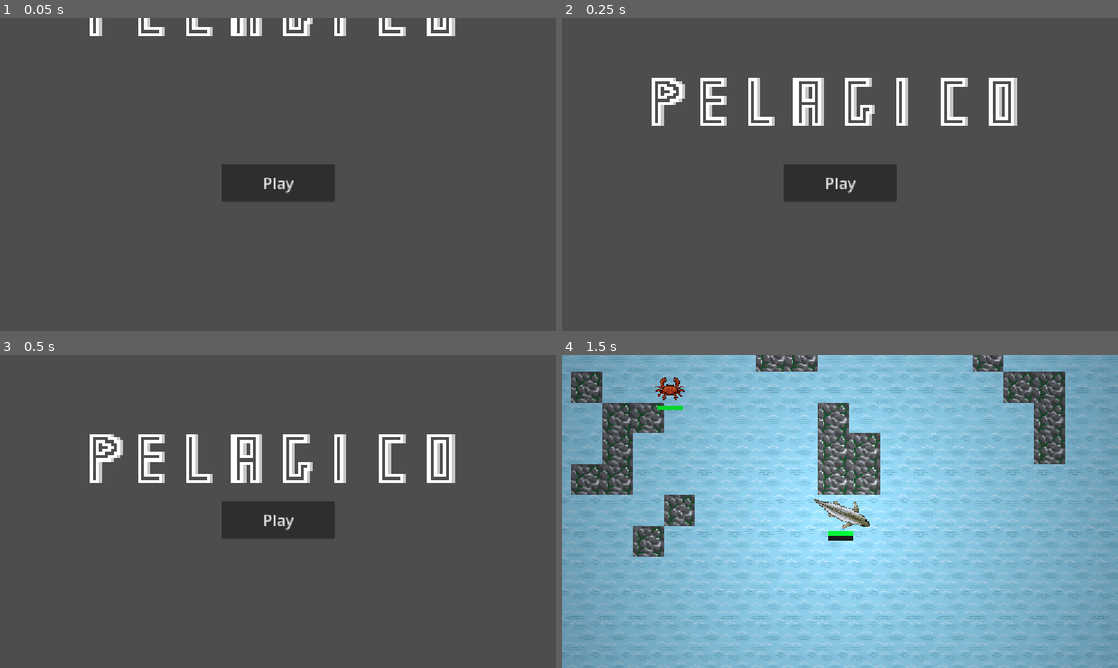
Above: before the commit, frames 1-4 (two rows, left to right).
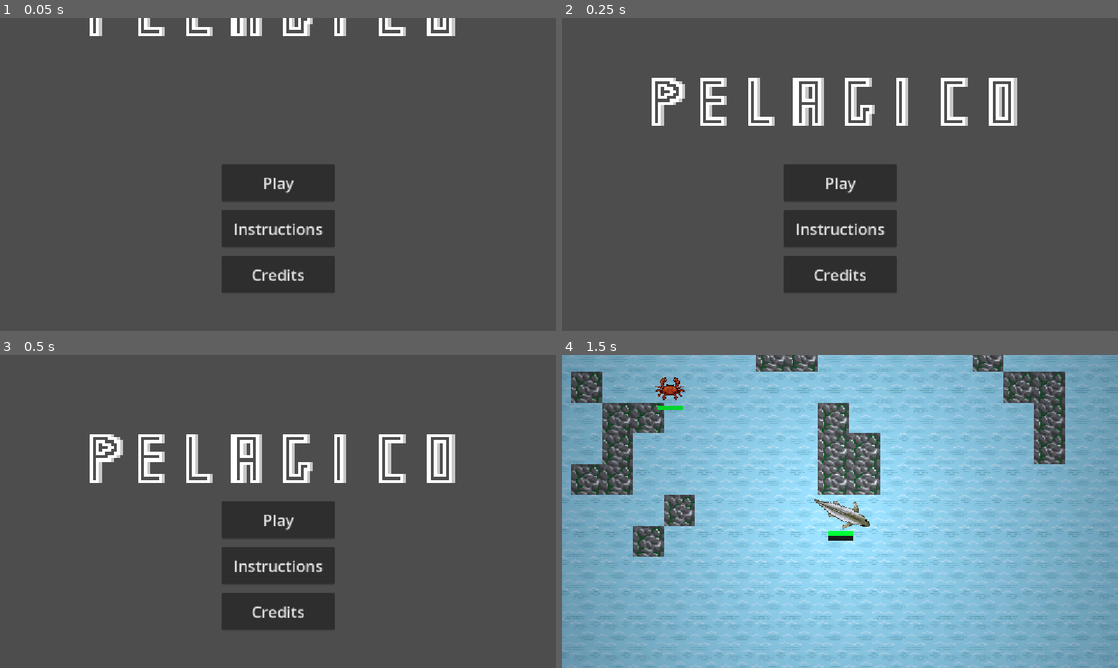
Above: after the commit, the same moments.

Repository: vincentchen18/Pelagico
Game: Godot game, scene res://menu.tscn
Same seed, same stepped clock (60 frames per second), same inputs: the game is played once before the commit and once after it.
Inputs (mouse positions are in pixels of both pictures, inside the frame that each line leads up to):
- Up to frame 1 (0.05 s): no input
- Up to frame 2 (0.25 s): no input
- Up to frame 3 (0.5 s): no input
- Up to frame 4 (1.5 s): click "Play" (after the commit: "Instructions") at 0.5 s; tap Enter at 1.25 s; move the mouse to (962, 495) at 1.27 s; hold Right (right) from 1.28 s (still down); tap F (dash) at 1.35 s; click (962, 495) at 1.42 s

The runs differ from the first frame. In frame 1, 4.6% of the frame differs, in the area x 39-61%, y 61-88%; in frame 2, 4.6%; in frame 3, 4.6%; in frame 4, nothing differs.

Commit message:
start credits screen stil need to add an exit

Diff:
--- a/Scripts/crab.gd
+++ b/Scripts/crab.gd
@@ -44,7 +44,7 @@
 func die():
 	var xpbar = get_node_or_null("/root/ocean/Player/xpbar")
 	if xpbar:
-		xpbar.gain_xp(5.0)
+		xpbar.gain_xp(6.0)
 		xpbar.update_bar()
 	queue_free()
 func _ready() -> void:
--- a/Scripts/tile_map_layer.gd
+++ b/Scripts/tile_map_layer.gd
@@ -16,7 +16,7 @@
 var oceantilespos = Vector2i(0, 1)
 var world_seed := 0
 @export var player: Node2D
-@export var unload_dist := 3
+@export var unload_dist := 2
 
 func _ready() -> void:
 	world_seed = randi()   # hardcode a fixed int here for a reproducible world
@@ -112,7 +112,7 @@
 		3:
 			if cell_rng(globalx, globaly, 2).randf() < SARDINE_CHANCE: spawn_school(SARDINE, cell, globalx, globaly)
 			if cell_rng(globalx, globaly, 2).randf() < ANGLERFISH_CHANCE: spawn(ANGLERFISH, cell)
-			if cell_rng(globalx, globaly, 1).randf() < SHARK_CHANCE/1.5: spawn(SHARK, cell)
+			if cell_rng(globalx, globaly, 1).randf() < SHARK_CHANCE/40: spawn(SHARK, cell) # rare sharks in this zone
 		4:
 			if cell_rng(globalx, globaly, 1).randf() < SHARK_CHANCE: spawn(SHARK, cell)
 
--- /dev/null
+++ b/creditsbutton.gd
@@ -0,0 +1,15 @@
+extends Button
+
+
+# Called when the node enters the scene tree for the first time.
+func _ready() -> void:
+	get_node("../Credits").visible = false
+
+
+# Called every frame. 'delta' is the elapsed time since the previous frame.
+func _process(delta: float) -> void:
+	pass
+
+
+func _on_pressed() -> void:
+	get_node("../Credits").visible = true
--- a/enemys/anglerfish.gd
+++ b/enemys/anglerfish.gd
@@ -1,7 +1,7 @@
 extends CharacterBody2D
 @export var speed := 192.0
 @export var scale_mult := 1.0
-@export var min_zone := 3
+@export var min_zone := 2
 @export var max_zone := 4
 @export var vision_cone := 45.0
 @onready var sprite: AnimatedSprite2D = $AnimatedSprite2D
@@ -9,7 +9,7 @@
 @onready var terrain = get_node("/root/ocean/TileMapLayer")
 @onready var player = get_node_or_null("/root/ocean/Player")
 @export var max_health := 200.0
-@export var damage := 50.0
+@export var damage := 30.0
 @export var hit_interval := 2.0
 var hit_cd := 0.0
 @export var regen_delay := 8.0
--- a/enemys/shark.gd
+++ b/enemys/shark.gd
@@ -1,7 +1,7 @@
 extends CharacterBody2D
 @export var speed := 215.0
 @export var scale_mult := 1.0
-@export var min_zone := 1
+@export var min_zone := 2
 @export var max_zone := 4
 @export var vision_cone := 45.0
 @onready var sprite: AnimatedSprite2D = $AnimatedSprite2D
--- a/menu.tscn
+++ b/menu.tscn
@@ -3,6 +3,10 @@
 [ext_resource type="FontFile" uid="uid://cuxpxuhrj7ygt" path="res://Assets/pelagicofont.png" id="1_lti8b"]
 [ext_resource type="Script" uid="uid://v00ufk8tdad4" path="res://Scripts/titletext.gd" id="2_ouk20"]
 [ext_resource type="Script" uid="uid://ftbahd27ipa0" path="res://Scripts/button.gd" id="3_mae5d"]
+[ext_resource type="Script" uid="uid://c8acpx01um2hk" path="res://creditsbutton.gd" id="4_4hy44"]
+
+[sub_resource type="StyleBoxFlat" id="StyleBoxFlat_mae5d"]
+bg_color = Color(0.22803542, 0.7504563, 0.6161048, 1)
 
 [node name="Node2D" type="Node2D" unique_id=540743526]
 
@@ -39,4 +43,41 @@
 text = "Play"
 script = ExtResource("3_mae5d")
 
+[node name="Button2" type="Button" parent="." unique_id=874458308]
+offset_left = -221.0
+offset_top = 36.0
+offset_right = 13.0
+offset_bottom = 113.0
+theme_override_font_sizes/font_size = 32
+text = "Instructions"
+script = ExtResource("3_mae5d")
+
+[node name="Button3" type="Button" parent="." unique_id=875274041]
+offset_left = -221.0
+offset_top = 131.0
+offset_right = 13.0
+offset_bottom = 208.0
+theme_override_font_sizes/font_size = 32
+text = "Credits"
+script = ExtResource("4_4hy44")
+
+[node name="Credits" type="Label" parent="." unique_id=2108325914]
+offset_left = -550.0
+offset_top = -272.0
+offset_right = 309.0
+offset_bottom = 239.0
+theme_override_font_sizes/font_size = 40
+theme_override_styles/normal = SubResource("StyleBoxFlat_mae5d")
+text = "Credits
+Vincent - most mechanics, scripting
+Lucas - most UI, music
+Jeremy - most sprite art
+Justin - Most environment art and special
+effects art
+Jayden - color of the credits screen
+"
+horizontal_alignment = 1
+
 [connection signal="pressed" from="Button" to="Button" method="_on_pressed"]
+[connection signal="pressed" from="Button2" to="Button2" method="_on_pressed"]
+[connection signal="pressed" from="Button3" to="Button3" method="_on_pressed"]
Not shown, added: creditsbutton.gd.uid
